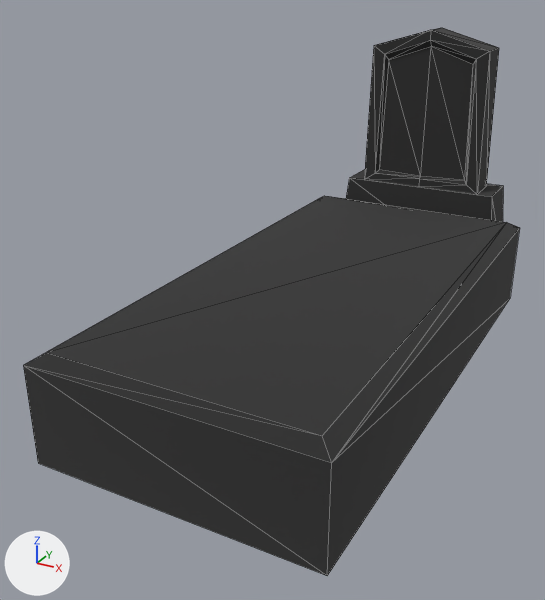
The glTF model assets/models/StoneGrave.glb: old version first, new version second.
Camera for both pictures: a camera (50 mm lens) standing at (1.09, -2.59, 1.3) and looking at (-0.16, -0.31, 0.16). The lights are fixed; the arrows at lower left show +X, +Y and +Z. The picture after the commit comes second. Mesh edges are drawn as thin lines. Where no turn or scale is listed for an object, it has been applied to the vertices.

Objects in the first picture: 'StoneGrave.001'.
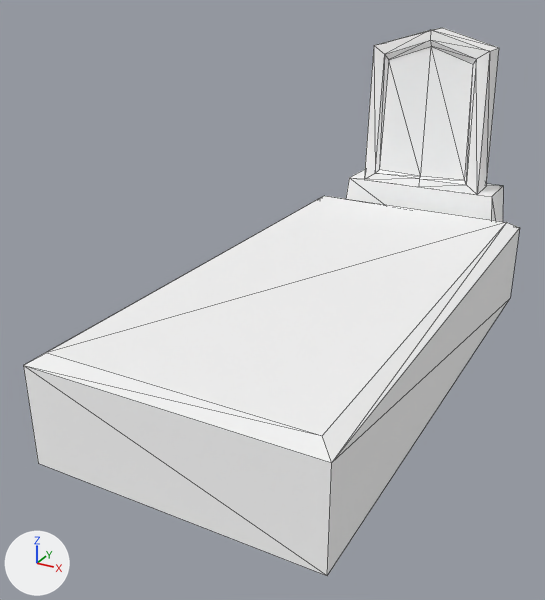
The newer file is also rescaled (x2.0), turned or shifted as a whole; pictures and numbers use the older file's frame.

What differs and where, as boxes [x1, y1, x2, y2] in the pictures (545 x 600 px):
'StoneGrave.001', recoloured (black to white)
    both: [23, 28, 520, 576]

The change, as a list of edits to the scene's bpy script:
```text
Add mat_defaultmaterial:
    mat_defaultmaterial = principled_material('DefaultMaterial')
    mat_defaultmaterial.base_color = (1.0, 1.0, 1.0)  # white #ffffff
    mat_defaultmaterial.metallic = 1.0
    mat_defaultmaterial.roughness = 1.0
Change me_mesh_0:
    where me_mesh_0.from_pydata(...)  # 44 vertices, 68 faces; spans x -0.5..0.5, y -0.79..1.51, z -0.09..1.09
    remove me_mesh_0.materials.append(mat_furniturematerial)  # picture img_image_0
    add me_mesh_0.materials.append(mat_defaultmaterial)  # white #ffffff
```
